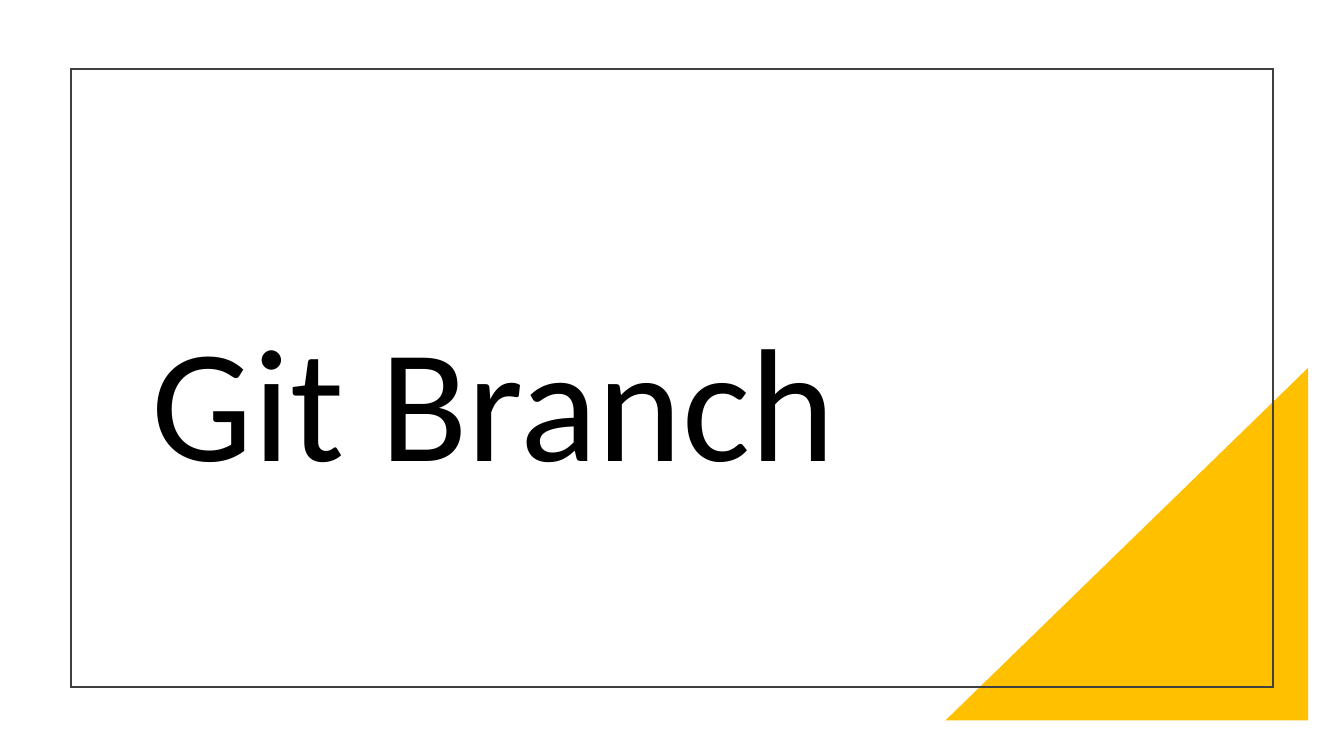
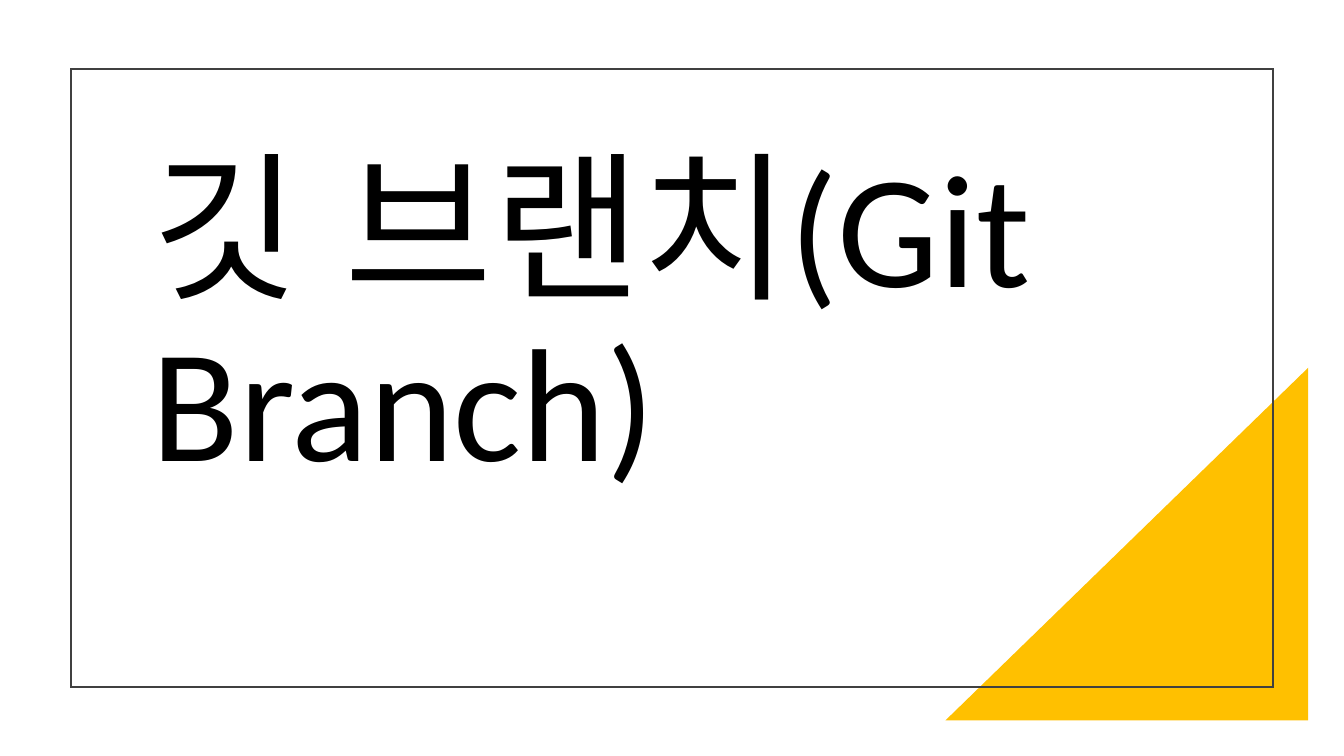
Before and after one commit to dhchoi-lazy/course-materials, a slide deck: slide 1 of week12/branch.pptx. Drawn at 1344x756 pixels with LibreOffice and Linux fonts; fonts in the diff are those of the drawing. Boxes give left, top, right and bottom in pixels: in the first picture for what was removed or moved away, otherwise in the second. Text is boxed around its words. In the diff, an @@ line names an element or a change of style, - is before the commit and + after.

Commit message:
korean git branch pptx

```diff
--- a/week12/branch.pptx
+++ b/week12/branch.pptx
@@ title at (152,154,1030,483): text changed @@
-Git Branch
+깃 브랜치(Git Branch)
```
Also in this commit, not shown: 1 slide added, 1 slide removed.
